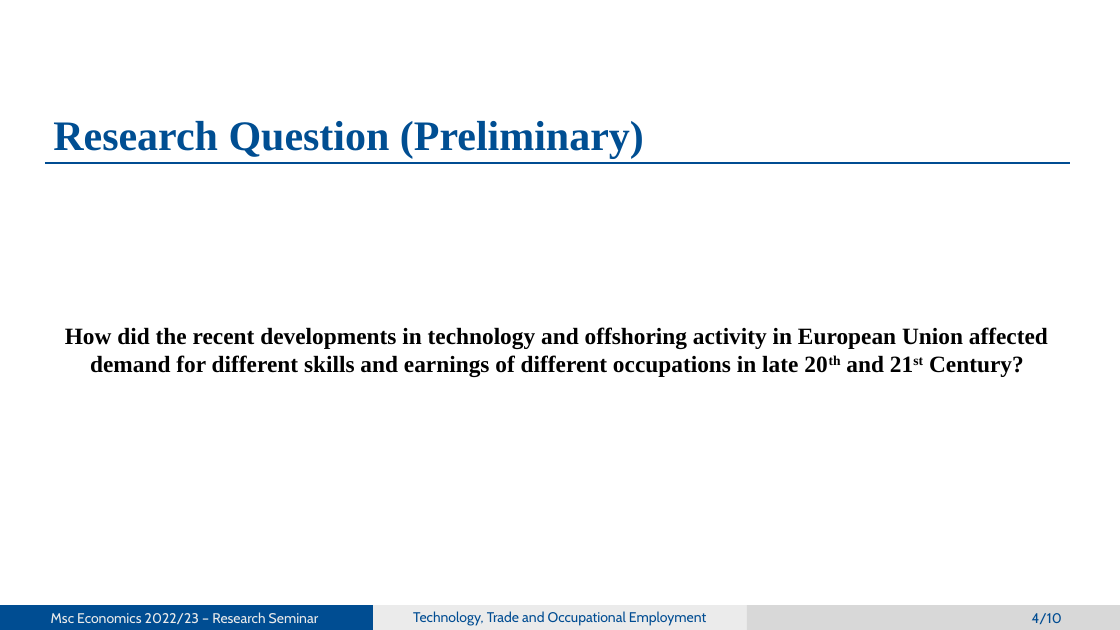
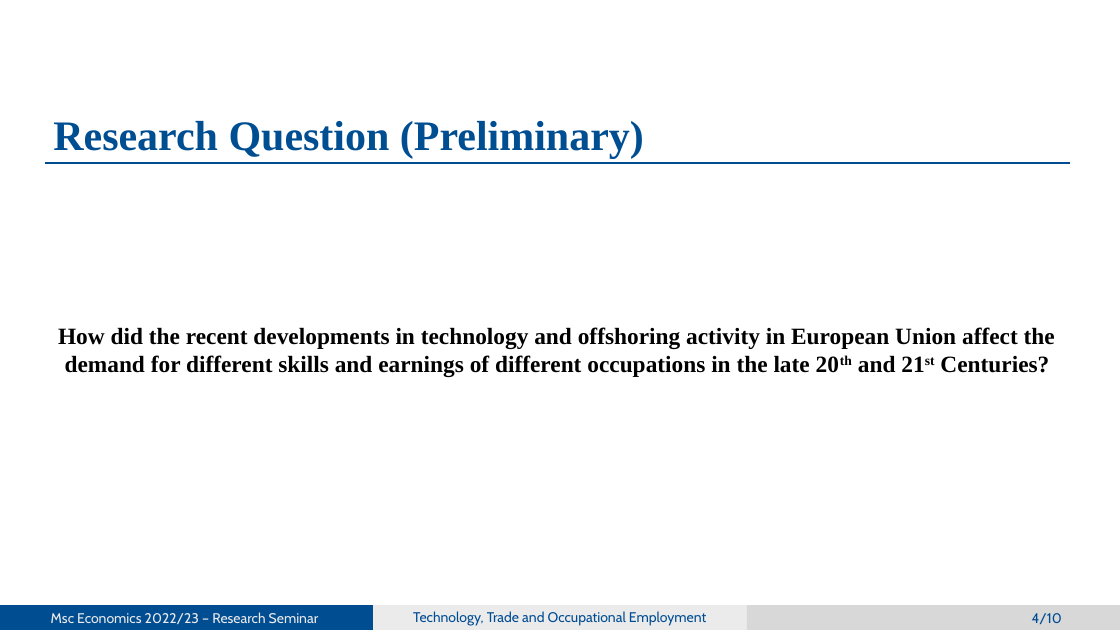
Before and after one commit to mehmetcandfx/Technology-Trade-Employment, a slide deck: slide 4 of Documents/Research Seminar/Presentation_KM_Caniklioglu.pptx. Drawn at 1120x630 pixels with LibreOffice and Linux fonts; fonts in the diff are those of the drawing; background and template pictures are left out. Boxes give left, top, right and bottom in pixels: in the first picture for what was removed or moved away, otherwise in the second. Text is boxed around its words. In the diff, an @@ line names an element or a change of style, - is before the commit and + after.

```diff
--- a/Documents/Research Seminar/Presentation_KM_Caniklioglu.pptx
+++ b/Documents/Research Seminar/Presentation_KM_Caniklioglu.pptx
@@ text at (58, 327, 1055, 377): text changed @@
-How did the recent developments in technology and offshoring activity in European Union affected demand for different skills and earnings of different occupations in late 20th and 21st Century?
+How did the recent developments in technology and offshoring activity in European Union affect the demand for different skills and earnings of different occupations in the late 20th and 21st Centuries?
```
Also in this commit, not shown: 2 other slides changed, 14 other files.
